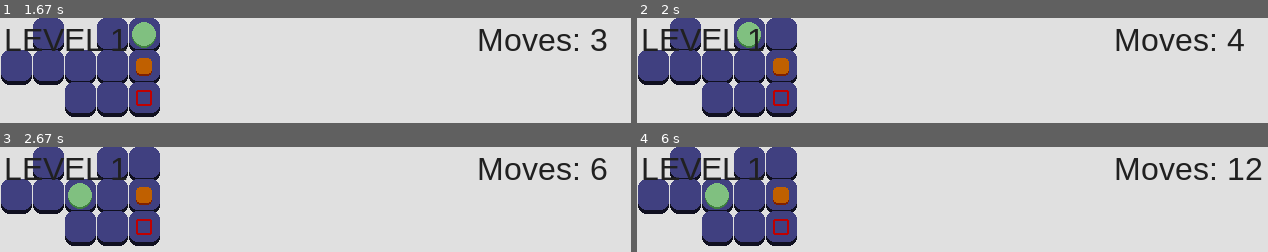
Above: before the commit, frames 1-4 (two rows, left to right).
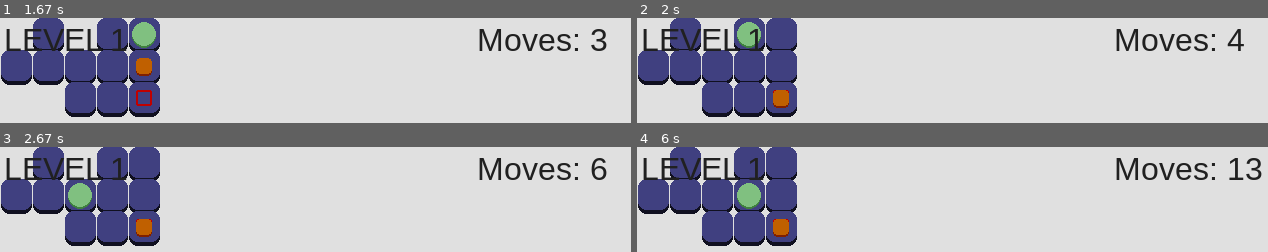
Above: after the commit, the same moments.

Repository: JasonNumberThirteen/pygameSokoban
Game: pygame game, started from sokoban.py
Same seed, same stepped clock (60 frames per second), same inputs: the game is played once before the commit and once after it.
Inputs:
- Up to frame 1 (1.67 s): hold D 0.33-0.8 s; hold W 0.83-1.13 s; hold D 1.17-1.63 s
- Up to frame 2 (2 s): hold A from 1.67 s (still down)
- Up to frame 3 (2.67 s): release A at 2.2 s; hold S 2.23-2.53 s; hold A from 2.57 s (still down)
- Up to frame 4 (6 s): release A at 2.97 s; hold D 3-3.63 s; hold S 3.67-4.03 s; hold A 4.07-4.53 s; hold D 4.57-5.03 s; hold W 5.07-5.37 s; hold D 5.4-5.87 s; hold A from 5.9 s (still down)

Frame 1 is identical in both runs. In frame 2, 0.8% of the frame differs, in the area x 21-25%, y 38-86%; in frame 3, 0.8%; in frame 4, 2.5%, in the area x 10-100%, y 13-86%.

Commit message:
Add boxes pushing to player movement

Diff:
--- a/player.py
+++ b/player.py
@@ -47,7 +47,12 @@
 			if self.x + offset_x == t.x and self.y + offset_y == t.y:
 				for b in level.boxes:
 					if self.x + offset_x == b.x and self.y + offset_y == b.y:
-						return b.can_be_moved(level, offset_x, offset_y)
+						if b.can_be_moved(level, offset_x, offset_y):
+							b.move(level, offset_x, offset_y)
+
+							return True
+						else:
+							return False
 
 				return True
 
